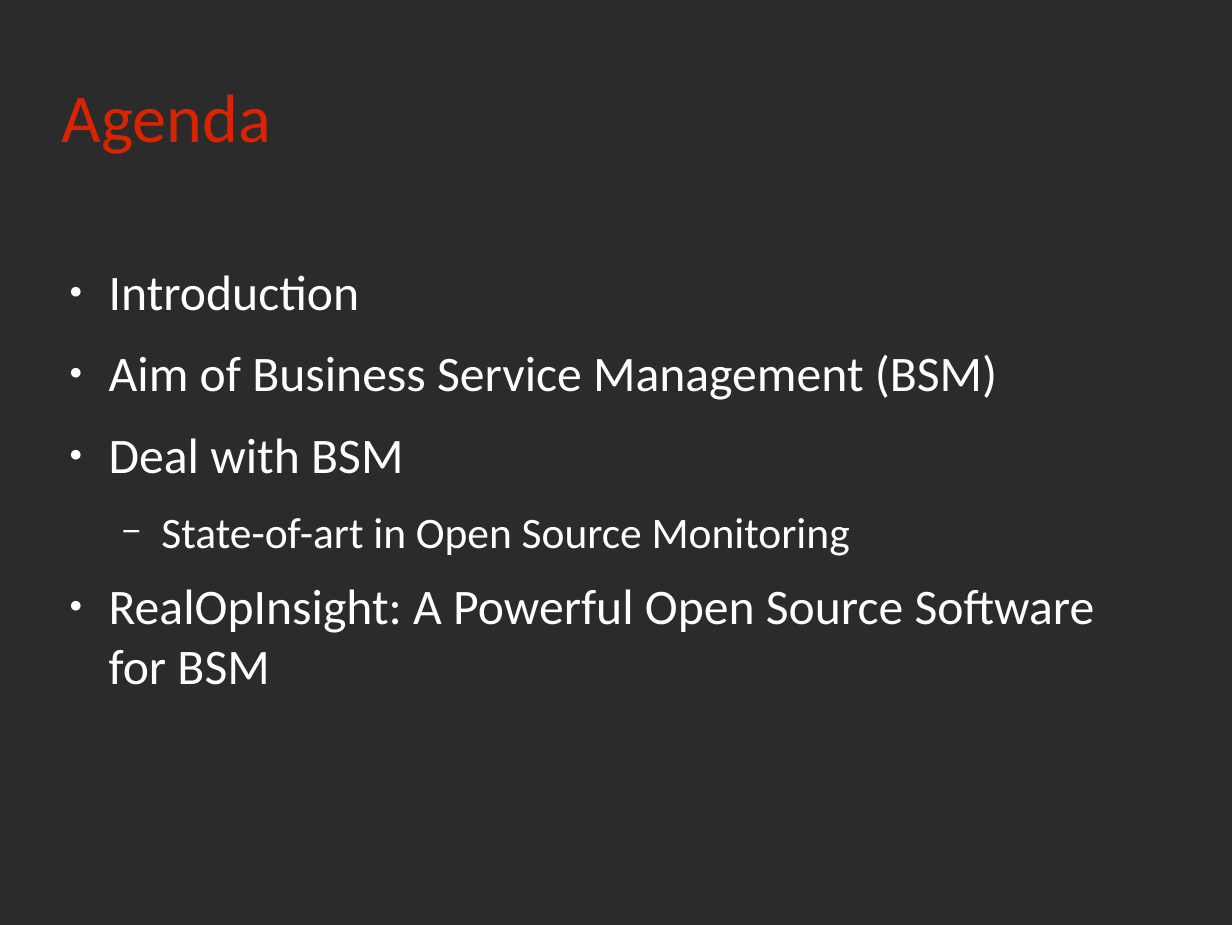
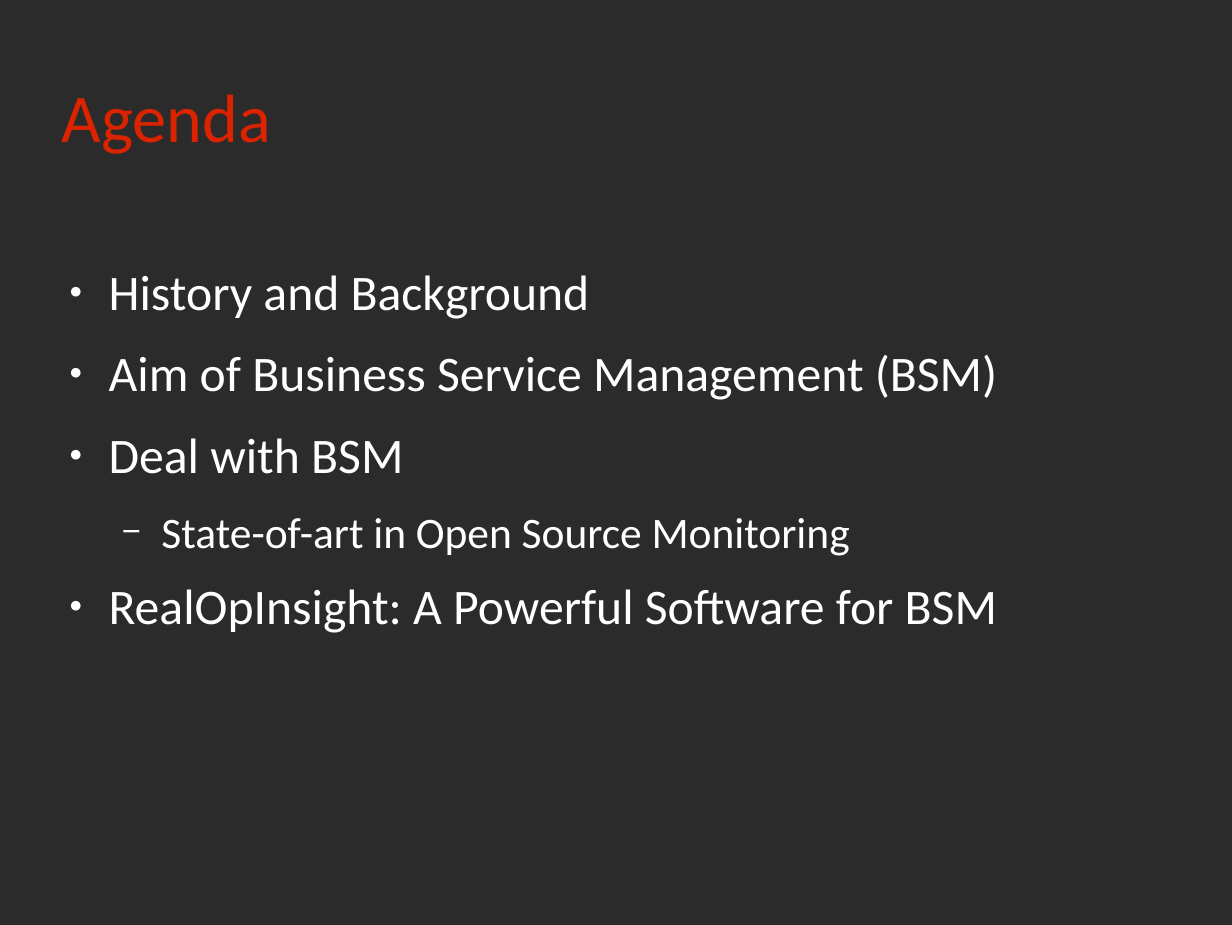
Before and after one commit to rchakode/realopinsight, a slide deck: slide 2 of doc/talks/rmll-2013.odp. Drawn at 1232x925 pixels with LibreOffice and Linux fonts; fonts in the diff are those of the drawing; background and template pictures are left out; a plain dark background stands for a picture behind light text. Boxes give left, top, right and bottom in pixels: in the first picture for what was removed or moved away, otherwise in the second. Text is boxed around its words. In the diff, an @@ line names an element or a change of style, - is before the commit and + after.

```diff
--- a/doc/talks/rmll-2013.odp
+++ b/doc/talks/rmll-2013.odp
@@ text at <box>109,275,590,319</box>: text changed @@
-● Introduction
+● History and Background
@@ text at <box>109,589,997,633</box>: text changed @@
-● RealOpInsight: A Powerful Open Source Software for BSM
+● RealOpInsight: A Powerful Software for BSM
```
Also in this commit, not shown: 15 other slides changed, 1 slide added.
